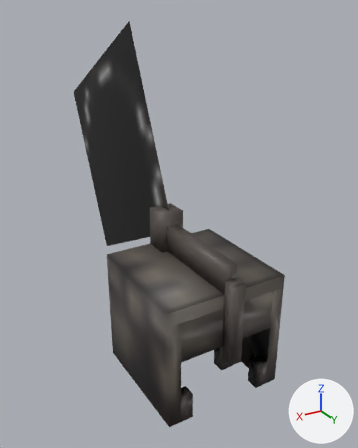
The COLLADA model src/main/resources/assets/darksouls/models/entity/armor_falconer_helm.dae as it was, and as the next commit left it.
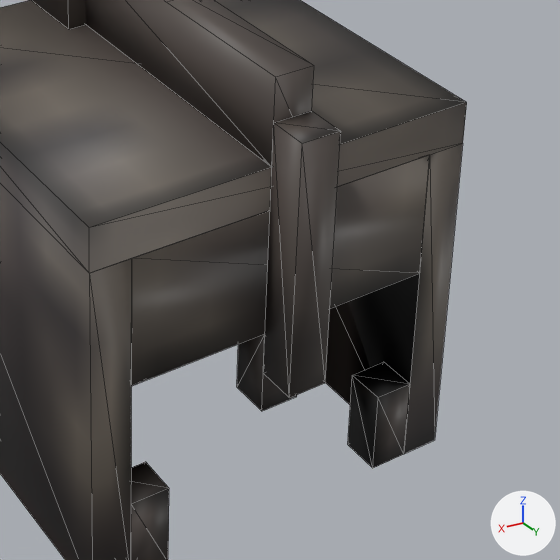
Each version appears first whole from a 50 mm lens placed at (1.156, 1.798, 3.176), pointed at (-0.152, -0.381, 2.086), and next in a close-up on the part from 39% to 88% of the width and 54% to 93% of the height. Every picture has the same lights, and +X, +Y and +Z are marked at lower right. The close-ups show mesh edges as thin lines. Where no turn or scale is listed for an object, it has been applied to the vertices. Vertices at the same position are counted once.
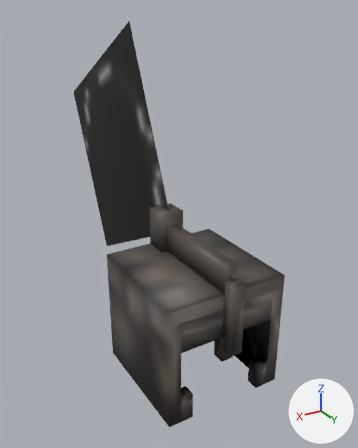
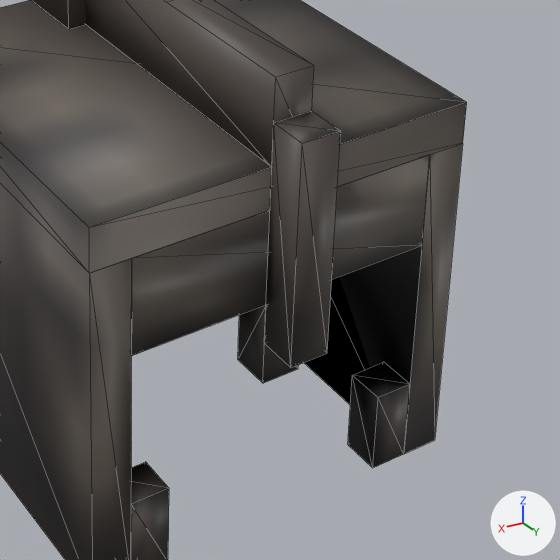
Commit message: added falconer spawn egg

The change, as a diff of the scene's bpy script:
```diff
--- a/src/main/resources/assets/darksouls/models/entity/armor_falconer_helm.dae.py
+++ b/src/main/resources/assets/darksouls/models/entity/armor_falconer_helm.dae.py
@@ me_cube_004 @@
 me_cube_004.from_pydata(...)  # 80 vertices, 134 faces; spans x -0.31..0.31, y -1.51..0.37, z 1.45..3.14
 # used by ob_cube_004; location = (0.0, 0.0, -0.01)
 # before: 0 (0.25, 0.31, 1.78) at pixel (131, 386), 1 (-0.25, 0.31, 1.78) at pixel (419, 273), 4 (0.25, 0.25, 1.78), 6 (-0.25, 0.25, 1.78), 68 (0.03, 0.37, 1.72) at pixel (289, 397)
 # before: 69 (-0.03, 0.37, 1.72) at pixel (325, 382), 72 (0.03, 0.31, 1.72) at pixel (263, 373), 74 (-0.03, 0.31, 1.72)
+# me_cube_004 part 1: the loose piece of 8 vertices spanning x -0.03..0.03, y 0.25..0.31, z 1.65..1.78 is moved by (0.0, 0.0, 0.05)
+# me_cube_004 part 2
+for i in [0, 1, 4, 6, 68, 69, 72, 74]: me_cube_004.vertices[i].co += Vector((0.0, 0.0, 0.05))
+# me_cube_004 part 3: texture (UV) coordinates of 18 of 134 faces, centred in x -0.29..0.29, y -0.3..0.35, z 1.45..1.99, changed; they spanned u 0.55..0.8, v 0.55..0.75 and now span u 0.19..0.45, v 0.81..0.97
 me_cube_004.materials.append(mat_m_0)
```

Pixel boxes [x1, y1, x2, y2] of what changed, in the close-ups (560 x 560 px; the box of a moved part takes in the faces that stretch with it):
'cube.004', reshaped, surface changed (grey to black): [0, 0, 467, 560] in both
part 1 of me_cube_004, moved or reshaped: before [237, 334, 297, 411]; after [238, 305, 298, 383]
part 2 of me_cube_004, moved or reshaped: before [131, 123, 430, 398]; after [131, 123, 430, 368]
part 3 of me_cube_004, surface changed: before [325, 273, 420, 405]; after [304, 245, 422, 405]
